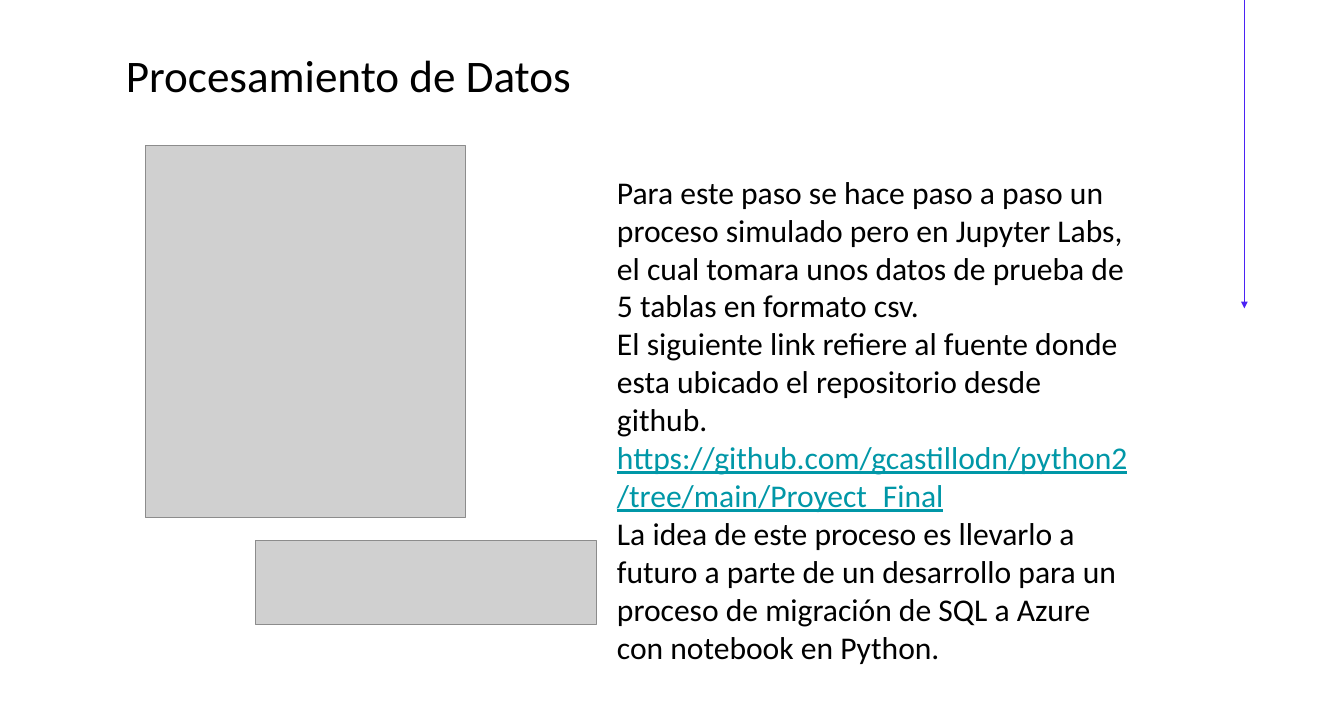
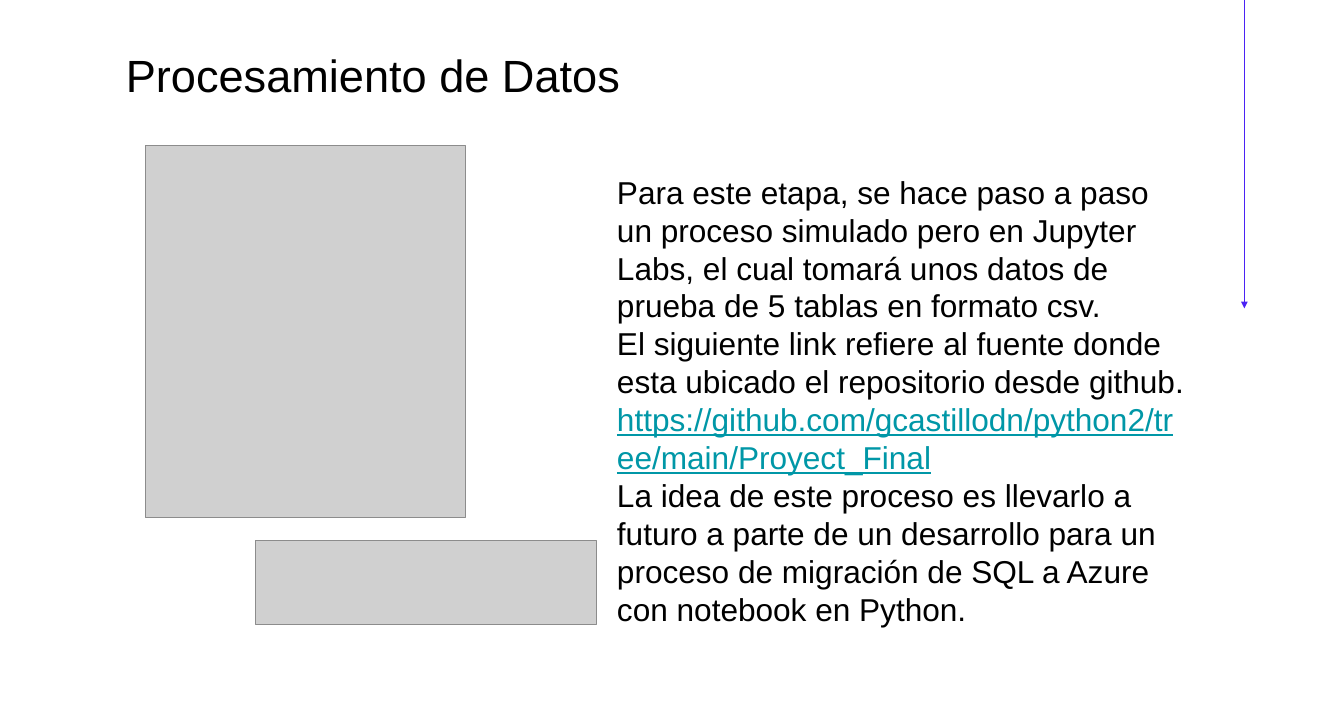
Before and after one commit to gcastillodn/python2, a slide deck: slide 12 of Proyect_Final/Demo Day - Gustavo Castillo.pptx. Drawn at 1344x704 pixels with LibreOffice and Linux fonts; fonts in the diff are those of the drawing; grey boxes stand for pictures. Boxes give left, top, right and bottom in pixels: in the first picture for what was removed or moved away, otherwise in the second. Text is boxed around its words. In the diff, an @@ line names an element or a change of style, - is before the commit and + after.

```diff
--- a/Proyect_Final/Demo Day - Gustavo Castillo.pptx
+++ b/Proyect_Final/Demo Day - Gustavo Castillo.pptx
@@ text "Procesamiento de Datos" at (126,59,620,93): font Calibri to Arial @@
@@ text at (617,181,1148,323): text changed; font Calibri to Arial @@
-Para este paso se hace paso a paso un proceso simulado pero en Jupyter Labs, el cual tomara unos datos de prueba de 5 tablas en formato csv.
+Para este etapa, se hace paso a paso un proceso simulado pero en Jupyter Labs, el cual tomará unos datos de prueba de 5 tablas en formato csv.
@@ text at (617,332,1184,627): font Calibri to Arial in "El siguiente link refiere al fuente donde ...", "La idea de este proceso es llevarlo ..." @@
```
Also in this commit, not shown: 11 other slides changed.
